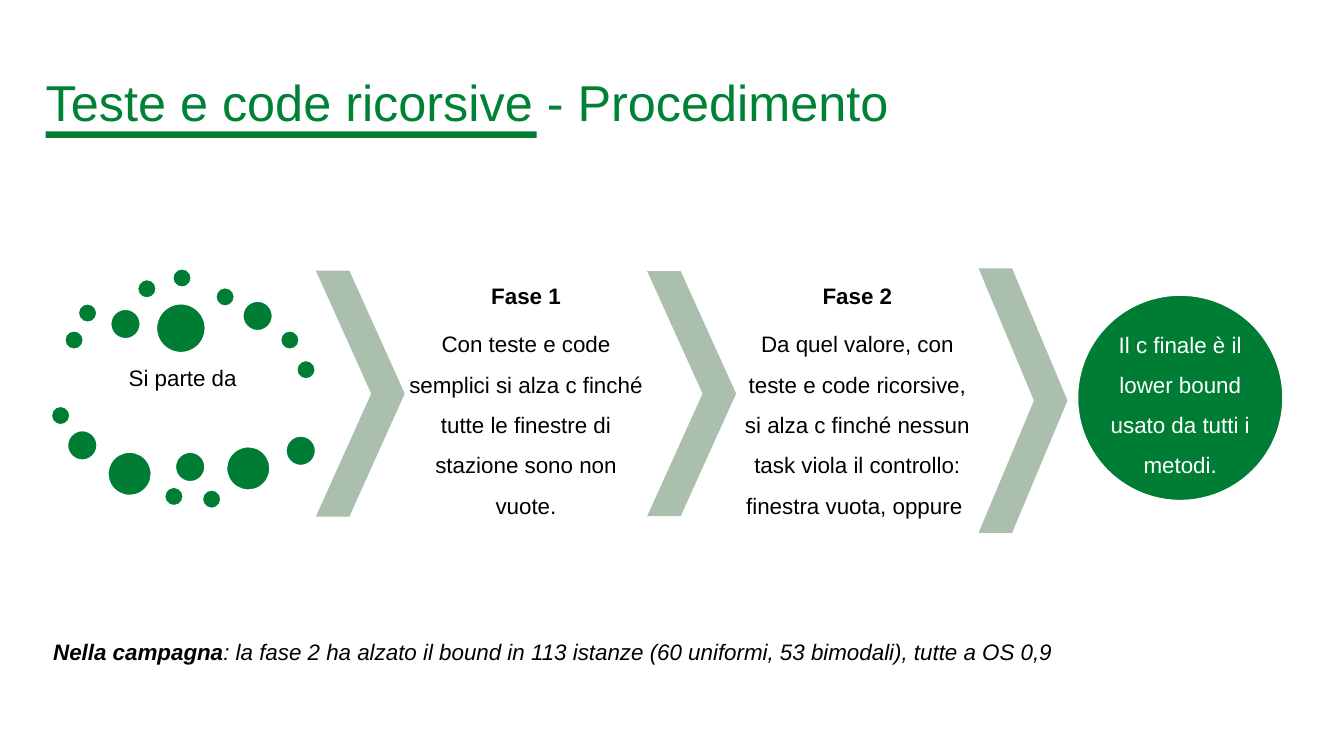
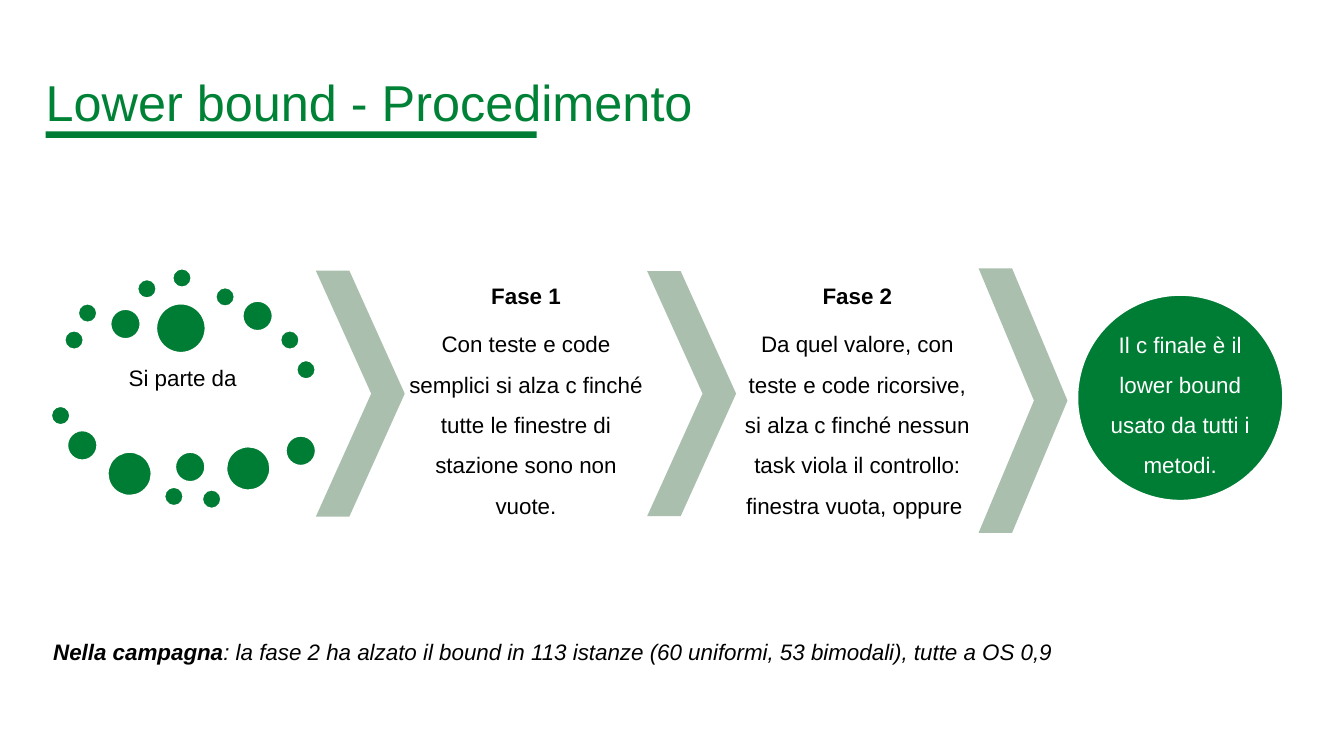
Before and after one commit to BitSquish/Assembly-Line-Balancing, a slide deck: slide 13 of slides/Assembly Line Balancing Problem.pptx. Drawn at 1344x756 pixels with LibreOffice and Linux fonts; fonts in the diff are those of the drawing; background and template pictures are left out. Boxes give left, top, right and bottom in pixels: in the first picture for what was removed or moved away, otherwise in the second. Text is boxed around its words. In the diff, an @@ line names an element or a change of style, - is before the commit and + after.

```diff
--- a/slides/Assembly Line Balancing Problem.pptx
+++ b/slides/Assembly Line Balancing Problem.pptx
@@ title at <box>46,84,693,122</box>: text changed @@
-Teste e code ricorsive - Procedimento
+Lower bound - Procedimento
```
Also in this commit, not shown: 1 other slide changed, 1 other file.
